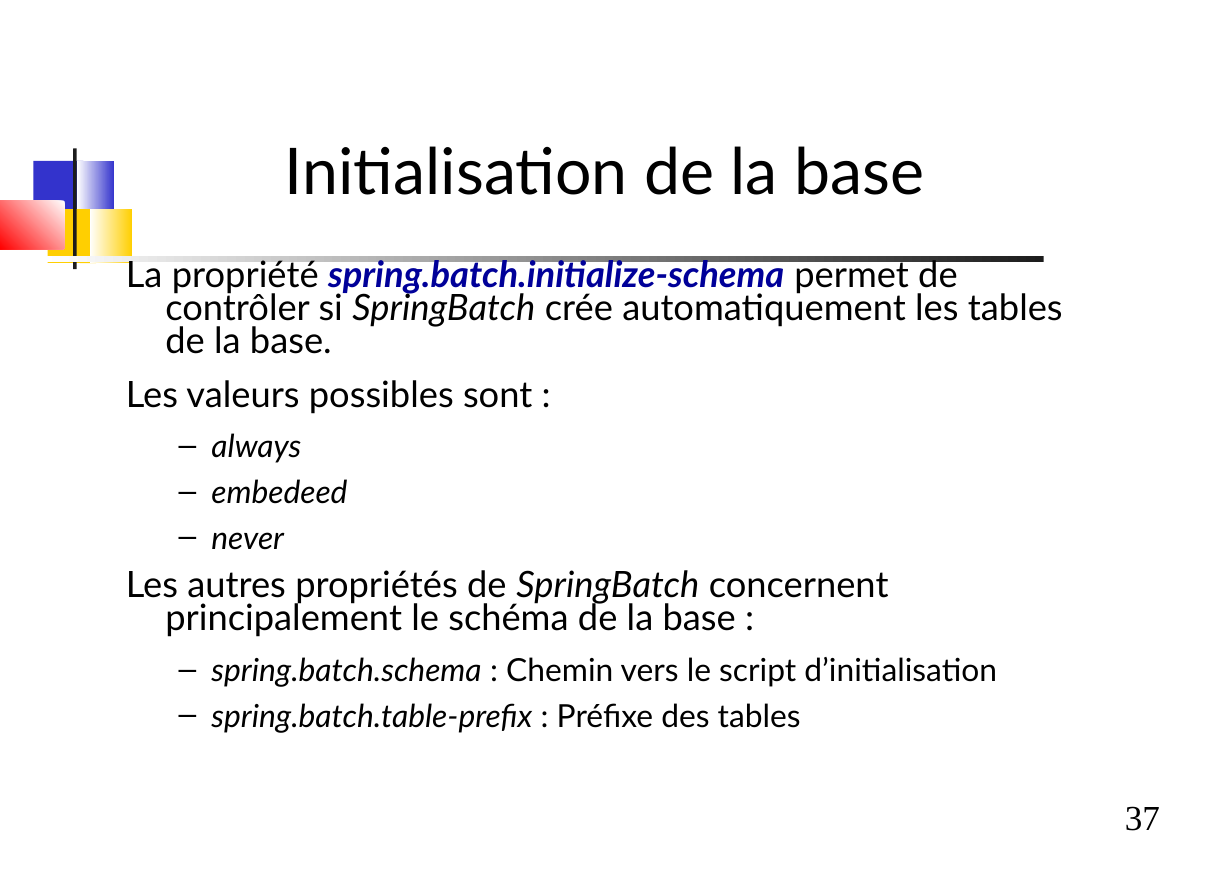
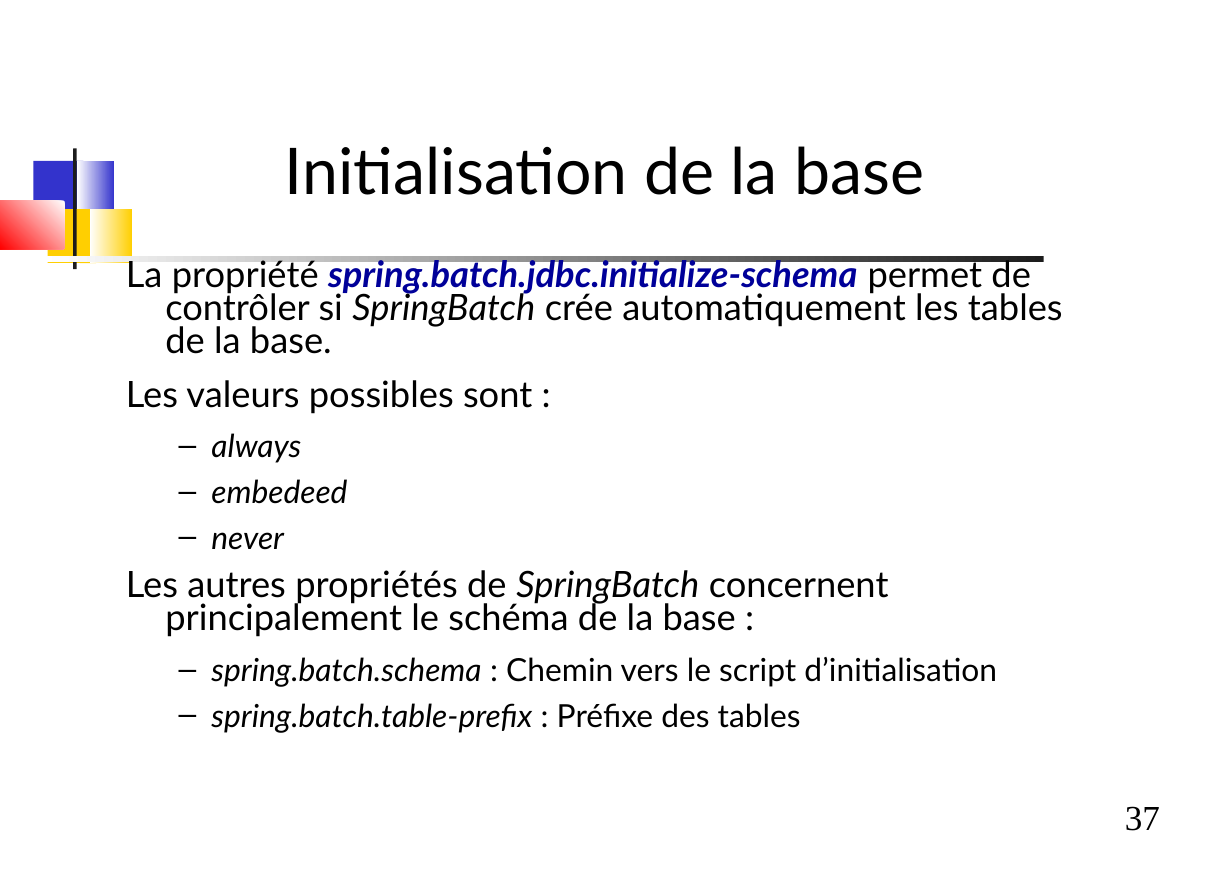
Before and after one commit to dthibau/springbatch, a slide deck: slide 37 of SpringBatch.odp. Drawn at 1232x871 pixels with LibreOffice and Linux fonts; fonts in the diff are those of the drawing. Boxes give left, top, right and bottom in pixels: in the first picture for what was removed or moved away, otherwise in the second. Text is boxed around its words. In the diff, an @@ line names an element or a change of style, - is before the commit and + after.

```diff
--- a/SpringBatch.odp
+++ b/SpringBatch.odp
@@ text at <box>126,255,1063,354</box>: text changed @@
-La propriété spring.batch.initialize-schema permet de contrôler si SpringBatch crée automatiquement les tables de la base.
+La propriété spring.batch.jdbc.initialize-schema permet de contrôler si SpringBatch crée automatiquement les tables de la base.
```
Also in this commit, not shown: 21 other slides changed, 2 slides added, 4 slides removed, 9 other files.
